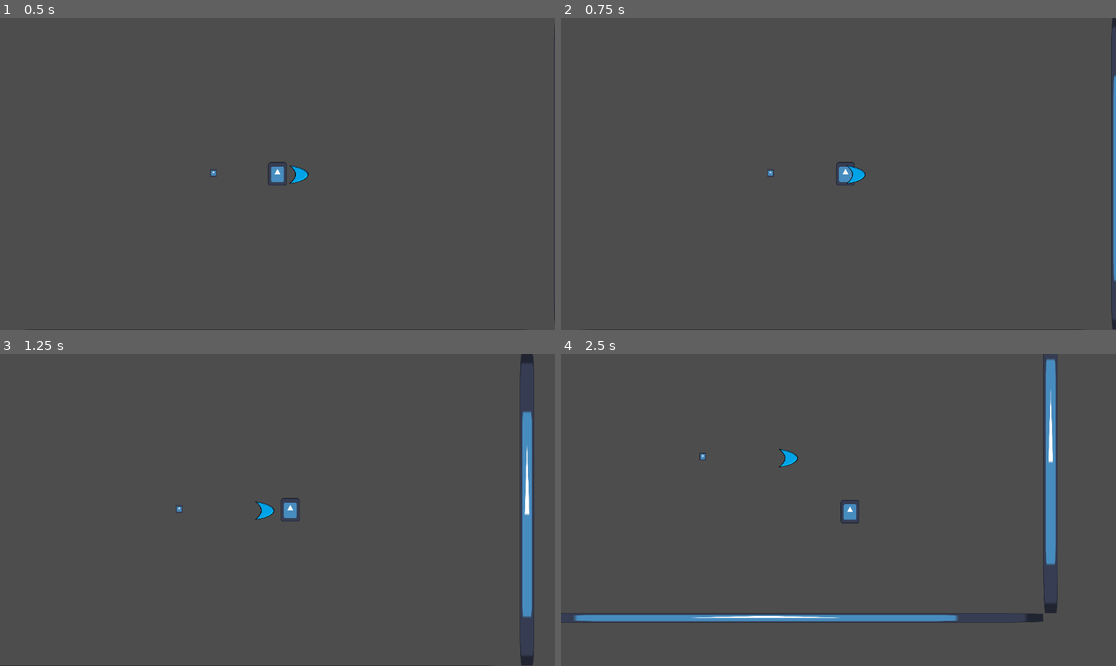
Above: before the commit, frames 1-4 (two rows, left to right).
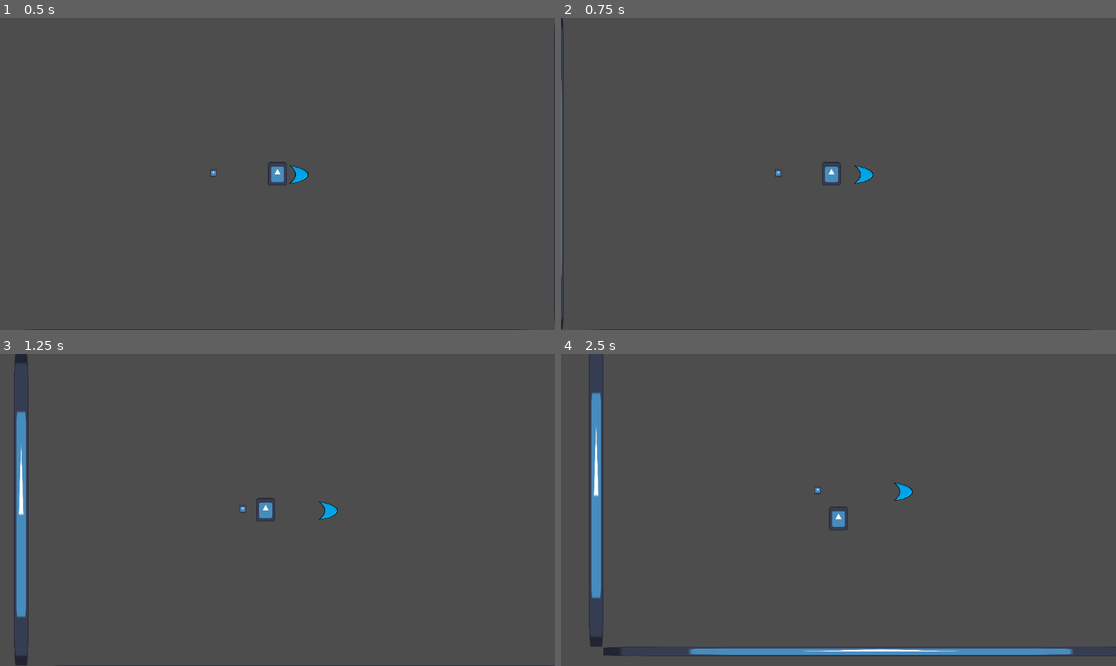
Above: after the commit, the same moments.

Repository: Teotlr/Project-Boss-Rush
Game: Godot game, scene res://game.tscn
Same seed, same stepped clock (60 frames per second), same inputs: the game is played once before the commit and once after it. The engine's default icon, where the game draws it, is replaced by a stand-in: a white triangle on a blue panel in a dark square.
Inputs:
- Up to frame 1 (0.5 s): no input
- Up to frame 2 (0.75 s): tap Enter at 0.5 s; hold Right (ui_right) from 0.53 s (still down); hold A (a, bound only after the commit) from 0.53 s (still down)
- Up to frame 3 (1.25 s): keep holding Right (ui_right); keep holding A (a, bound only after the commit); tap D (d, bound only after the commit) at 0.8 s
- Up to frame 4 (2.5 s): release Right (ui_right) at 1.28 s; release A (a, bound only after the commit) at 1.28 s; hold Down (ui_down) 1.28-2.03 s; tap D (d, bound only after the commit) at 1.35 s; tap S (s, bound only after the commit) at 1.55 s; hold Right (ui_right) from 2.03 s (still down); hold S (s, bound only after the commit) from 2.03 s (still down); tap W (w, bound only after the commit) at 2.3 s

Frame 1 is identical in both runs. In frame 2, 1.3% of the frame differs, in the area x 0-100%, y 0-100%; in frame 3, 3.7%; in frame 4, 7.5%, in the area x 0-100%, y 0-97%.

Commit message:
added menus and wasd

Diff:
--- /dev/null
+++ b/death_screen.gd
@@ -0,0 +1,19 @@
+extends Control
+
+func _ready():
+	visible = false
+
+	var player = get_tree().get_first_node_in_group("player")
+	if player:
+		player.died.connect(_on_player_died)
+
+func _on_player_died():
+	get_tree().paused = true
+	visible = true
+
+func _on_restart_pressed():
+	get_tree().paused = false
+	get_tree().reload_current_scene()
+
+func _on_quit_pressed():
+	get_tree().quit()
--- /dev/null
+++ b/death_screen.tscn
@@ -0,0 +1,96 @@
+[gd_scene format=3 uid="uid://c30hctbunqic1"]
+
+[ext_resource type="Script" uid="uid://db6fnc1qagjt6" path="res://death_screen.gd" id="1_ex68u"]
+[ext_resource type="Shader" uid="uid://cwkjc72hjqp3g" path="res://menu.gdshader" id="2_6bi5g"]
+
+[sub_resource type="ShaderMaterial" id="ShaderMaterial_y0ggs"]
+shader = ExtResource("2_6bi5g")
+shader_parameter/lod = 0.7950000377625
+
+[sub_resource type="Animation" id="Animation_2nc7s"]
+length = 0.001
+tracks/0/type = "value"
+tracks/0/imported = false
+tracks/0/enabled = true
+tracks/0/path = NodePath("ColorRect:material:shader")
+tracks/0/interp = 1
+tracks/0/loop_wrap = true
+tracks/0/keys = {
+"times": PackedFloat32Array(0),
+"transitions": PackedFloat32Array(1),
+"update": 1,
+"values": [ExtResource("2_6bi5g")]
+}
+
+[sub_resource type="Animation" id="Animation_d3xb4"]
+resource_name = "blur"
+length = 0.3
+tracks/0/type = "value"
+tracks/0/imported = false
+tracks/0/enabled = true
+tracks/0/path = NodePath("ColorRect:material:shader")
+tracks/0/interp = 1
+tracks/0/loop_wrap = true
+tracks/0/keys = {
+"times": PackedFloat32Array(0.3),
+"transitions": PackedFloat32Array(1),
+"update": 1,
+"values": [ExtResource("2_6bi5g")]
+}
+
+[sub_resource type="AnimationLibrary" id="AnimationLibrary_hhlqb"]
+_data = {
+&"RESET": SubResource("Animation_2nc7s"),
+&"blur": SubResource("Animation_d3xb4")
+}
+
+[node name="death_screen" type="Control" unique_id=1914071465]
+process_mode = 3
+layout_mode = 3
+anchors_preset = 15
+anchor_right = 1.0
+anchor_bottom = 1.0
+grow_horizontal = 2
+grow_vertical = 2
+script = ExtResource("1_ex68u")
+
+[node name="ColorRect" type="ColorRect" parent="." unique_id=1809266471]
+material = SubResource("ShaderMaterial_y0ggs")
+layout_mode = 0
+offset_top = -1.0
+offset_right = 1152.0
+offset_bottom = 646.0
+
+[node name="PanelContainer" type="PanelContainer" parent="." unique_id=1996652051]
+layout_mode = 0
+offset_left = 238.0
+offset_top = 115.0
+offset_right = 941.0
+offset_bottom = 486.0
+
+[node name="VBoxContainer" type="VBoxContainer" parent="PanelContainer" unique_id=1803631087]
+layout_mode = 2
+theme_override_constants/separation = 10
+
+[node name="restart" type="Button" parent="PanelContainer/VBoxContainer" unique_id=1379235539]
+layout_mode = 2
+text = "restart"
+
+[node name="quit" type="Button" parent="PanelContainer/VBoxContainer" unique_id=962888443]
+layout_mode = 2
+text = "quit"
+
+[node name="AnimationPlayer" type="AnimationPlayer" parent="." unique_id=1919898855]
+libraries/ = SubResource("AnimationLibrary_hhlqb")
+
+[node name="Label" type="Label" parent="." unique_id=2016582350]
+layout_mode = 0
+offset_left = 513.0
+offset_top = 27.0
+offset_right = 682.0
+offset_bottom = 117.0
+theme_override_font_sizes/font_size = 34
+text = "score ???"
+
+[connection signal="pressed" from="PanelContainer/VBoxContainer/restart" to="." method="_on_restart_pressed"]
+[connection signal="pressed" from="PanelContainer/VBoxContainer/quit" to="." method="_on_quit_pressed"]
--- a/game.tscn
+++ b/game.tscn
@@ -5,6 +5,7 @@
 [ext_resource type="PackedScene" uid="uid://ckudr8chj1kgo" path="res://player.tscn" id="3_7jktm"]
 [ext_resource type="PackedScene" uid="uid://pvbuc6ql1xcn" path="res://hit_box.tscn" id="4_fc0e3"]
 [ext_resource type="Texture2D" uid="uid://n4id1nqohuyr" path="res://attack_base.png" id="5_7jktm"]
+[ext_resource type="PackedScene" uid="uid://c30hctbunqic1" path="res://death_screen.tscn" id="6_ryrav"]
 
 [node name="Node2D" type="Node2D" unique_id=1106800021]
 
@@ -19,6 +20,7 @@
 position = Vector2(0, 668)
 
 [node name="player" parent="." unique_id=133357582 instance=ExtResource("3_7jktm")]
+process_mode = 1
 position = Vector2(578, 325)
 
 [node name="hitBox" parent="." unique_id=1451157788 instance=ExtResource("4_fc0e3")]
@@ -33,4 +35,8 @@
 scale = Vector2(0.16126962, 0.30117607)
 texture = ExtResource("5_7jktm")
 
+[node name="CanvasLayer" type="CanvasLayer" parent="." unique_id=782668343]
+
+[node name="death_screen" parent="CanvasLayer" unique_id=1914071465 instance=ExtResource("6_ryrav")]
+
 [connection signal="timeout" from="hitBox/Timer" to="hitBox" method="_on_timer_timeout"]
--- /dev/null
+++ b/menu.gdshader
@@ -0,0 +1,9 @@
+shader_type canvas_item;
+uniform sampler2D SCREEN_TEXTURE: hint_screen_texture, filter_linear_mipmap;
+
+uniform float lod: hint_range(0.0, 5.0) = 0.0;
+
+void fragment(){
+	vec4 color = texture(SCREEN_TEXTURE, SCREEN_UV, lod);
+	COLOR = color;
+}
--- /dev/null
+++ b/pause.gd
@@ -0,0 +1,31 @@
+extends Control
+
+func _ready():
+	visible = false
+
+func resume():
+	get_tree().paused = false
+	visible = false
+	$AnimationPlayer.play_backwards("blur")
+
+func pause():
+	get_tree().paused = true
+	visible = true
+	$AnimationPlayer.play("blur")
+
+func _input(event):
+	if event.is_action_pressed("escape"):
+		if get_tree().paused:
+			resume()
+		else:
+			pause()
+
+func _on_restart_pressed():
+	resume()
+	get_tree().reload_current_scene()
+
+func _on_resume_pressed():
+	resume()
+
+func _on_quit_pressed():
+	get_tree().quit()
--- /dev/null
+++ b/pause_menu.tscn
@@ -0,0 +1,93 @@
+[gd_scene format=3 uid="uid://c201kqm66rjry"]
+
+[ext_resource type="Script" uid="uid://b63s20devbod6" path="res://pause.gd" id="1_nwcfo"]
+[ext_resource type="Shader" uid="uid://cwkjc72hjqp3g" path="res://menu.gdshader" id="2_05uyy"]
+
+[sub_resource type="ShaderMaterial" id="ShaderMaterial_p81d2"]
+shader = ExtResource("2_05uyy")
+shader_parameter/lod = 0.7950000377625
+
+[sub_resource type="Animation" id="Animation_2nc7s"]
+length = 0.001
+tracks/0/type = "value"
+tracks/0/imported = false
+tracks/0/enabled = true
+tracks/0/path = NodePath("ColorRect:material:shader")
+tracks/0/interp = 1
+tracks/0/loop_wrap = true
+tracks/0/keys = {
+"times": PackedFloat32Array(0),
+"transitions": PackedFloat32Array(1),
+"update": 1,
+"values": [ExtResource("2_05uyy")]
+}
+
+[sub_resource type="Animation" id="Animation_d3xb4"]
+resource_name = "blur"
+length = 0.3
+tracks/0/type = "value"
+tracks/0/imported = false
+tracks/0/enabled = true
+tracks/0/path = NodePath("ColorRect:material:shader")
+tracks/0/interp = 1
+tracks/0/loop_wrap = true
+tracks/0/keys = {
+"times": PackedFloat32Array(0.3),
+"transitions": PackedFloat32Array(1),
+"update": 1,
+"values": [ExtResource("2_05uyy")]
+}
+
+[sub_resource type="AnimationLibrary" id="AnimationLibrary_mxa3g"]
+_data = {
+&"RESET": SubResource("Animation_2nc7s"),
+&"blur": SubResource("Animation_d3xb4")
+}
+
+[node name="pause_menu" type="Control" unique_id=448210501]
+process_mode = 3
+layout_mode = 3
+anchors_preset = 15
+anchor_right = 1.0
+anchor_bottom = 1.0
+offset_top = 2.0
+offset_right = 2.0
+grow_horizontal = 2
+grow_vertical = 2
+script = ExtResource("1_nwcfo")
+
+[node name="ColorRect" type="ColorRect" parent="." unique_id=1097902029]
+material = SubResource("ShaderMaterial_p81d2")
+layout_mode = 0
+offset_top = -1.0
+offset_right = 1152.0
+offset_bottom = 646.0
+
+[node name="PanelContainer" type="PanelContainer" parent="." unique_id=972186423]
+layout_mode = 0
+offset_left = 238.0
+offset_top = 115.0
+offset_right = 941.0
+offset_bottom = 486.0
+
+[node name="VBoxContainer" type="VBoxContainer" parent="PanelContainer" unique_id=1856091538]
+layout_mode = 2
+
+[node name="restart" type="Button" parent="PanelContainer/VBoxContainer" unique_id=273565361]
+layout_mode = 2
+text = "restart"
+
+[node name="resume" type="Button" parent="PanelContainer/VBoxContainer" unique_id=231515165]
+layout_mode = 2
+text = "resume"
+
+[node name="quit" type="Button" parent="PanelContainer/VBoxContainer" unique_id=324367403]
+layout_mode = 2
+text = "quit"
+
+[node name="AnimationPlayer" type="AnimationPlayer" parent="." unique_id=707624495]
+libraries/ = SubResource("AnimationLibrary_mxa3g")
+
+[connection signal="pressed" from="PanelContainer/VBoxContainer/restart" to="." method="_on_restart_pressed"]
+[connection signal="pressed" from="PanelContainer/VBoxContainer/resume" to="." method="_on_resume_pressed"]
+[connection signal="pressed" from="PanelContainer/VBoxContainer/quit" to="." method="_on_quit_pressed"]
--- a/player.gd
+++ b/player.gd
@@ -1,4 +1,5 @@
 extends CharacterBody2D
+signal died
 var health: int = 100
 const speed: int = 150
 const acceleration: int = 15
@@ -7,8 +8,8 @@
 
 func _physics_process(delta: float) -> void:
 	var input = Vector2(
-		Input.get_action_strength("ui_right") - Input.get_action_strength("ui_left"),
-		Input.get_action_strength("ui_down") - Input.get_action_strength("ui_up")
+		Input.get_action_strength("d") - Input.get_action_strength("a"),
+		Input.get_action_strength("s") - Input.get_action_strength("w")
 	).normalized()
 
 	var lerp_weight = delta *(acceleration if input else friction)
@@ -17,4 +18,6 @@
 
 func take_damage(damage:int):
 	health -= damage
+	if health <= 0:
+		emit_signal("died")
 	print(health)
--- a/project.godot
+++ b/project.godot
@@ -22,6 +22,31 @@
 "events": [Object(InputEventMouseButton,"resource_local_to_scene":false,"resource_name":"","device":-1,"window_id":0,"a …(253 unchanged characters)…
 ]
 }
+a={
+"deadzone": 0.2,
+"events": [Object(InputEventKey,"resource_local_to_scene":false,"resource_name":"","device":0,"window_id":0,"alt_pressed":false,"shift_pressed":false,"ctrl_pressed":false,"meta_pressed":false,"pressed":false,"keycode":0,"physical_keycode":65,"key_label":0,"unicode":0,"location":0,"echo":false,"script":null)
+]
+}
+s={
+"deadzone": 0.2,
+"events": [Object(InputEventKey,"resource_local_to_scene":false,"resource_name":"","device":0,"window_id":0,"alt_pressed":false,"shift_pressed":false,"ctrl_pressed":false,"meta_pressed":false,"pressed":false,"keycode":0,"physical_keycode":83,"key_label":0,"unicode":0,"location":0,"echo":false,"script":null)
+]
+}
+d={
+"deadzone": 0.2,
+"events": [Object(InputEventKey,"resource_local_to_scene":false,"resource_name":"","device":0,"window_id":0,"alt_pressed":false,"shift_pressed":false,"ctrl_pressed":false,"meta_pressed":false,"pressed":false,"keycode":0,"physical_keycode":68,"key_label":0,"unicode":0,"location":0,"echo":false,"script":null)
+]
+}
+w={
+"deadzone": 0.2,
+"events": [Object(InputEventKey,"resource_local_to_scene":false,"resource_name":"","device":0,"window_id":0,"alt_pressed":false,"shift_pressed":false,"ctrl_pressed":false,"meta_pressed":false,"pressed":false,"keycode":0,"physical_keycode":87,"key_label":0,"unicode":0,"location":0,"echo":false,"script":null)
+]
+}
+escape={
+"deadzone": 0.2,
+"events": [Object(InputEventKey,"resource_local_to_scene":false,"resource_name":"","device":0,"window_id":0,"alt_pressed":false,"shift_pressed":false,"ctrl_pressed":false,"meta_pressed":false,"pressed":false,"keycode":0,"physical_keycode":4194305,"key_label":0,"unicode":0,"location":0,"echo":false,"script":null)
+]
+}
 
 [physics]
 
Not shown, added: death_screen.gd.uid
Not shown, added: menu.gdshader.uid
Not shown, added: pause.gd.uid
